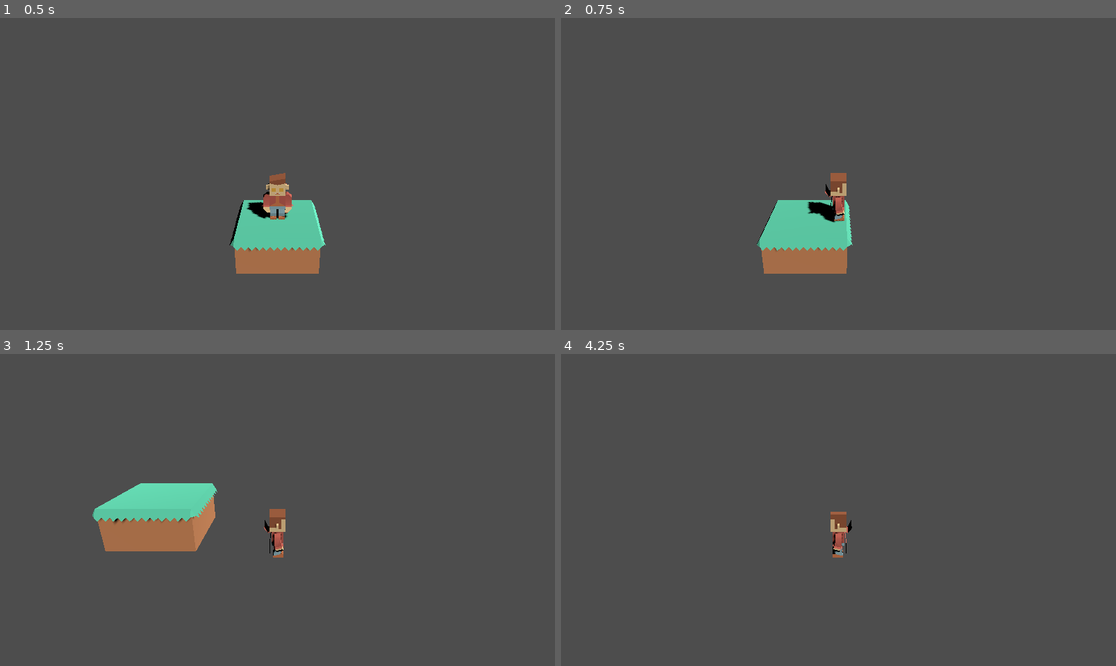
Above: before the commit, frames 1-4 (two rows, left to right).
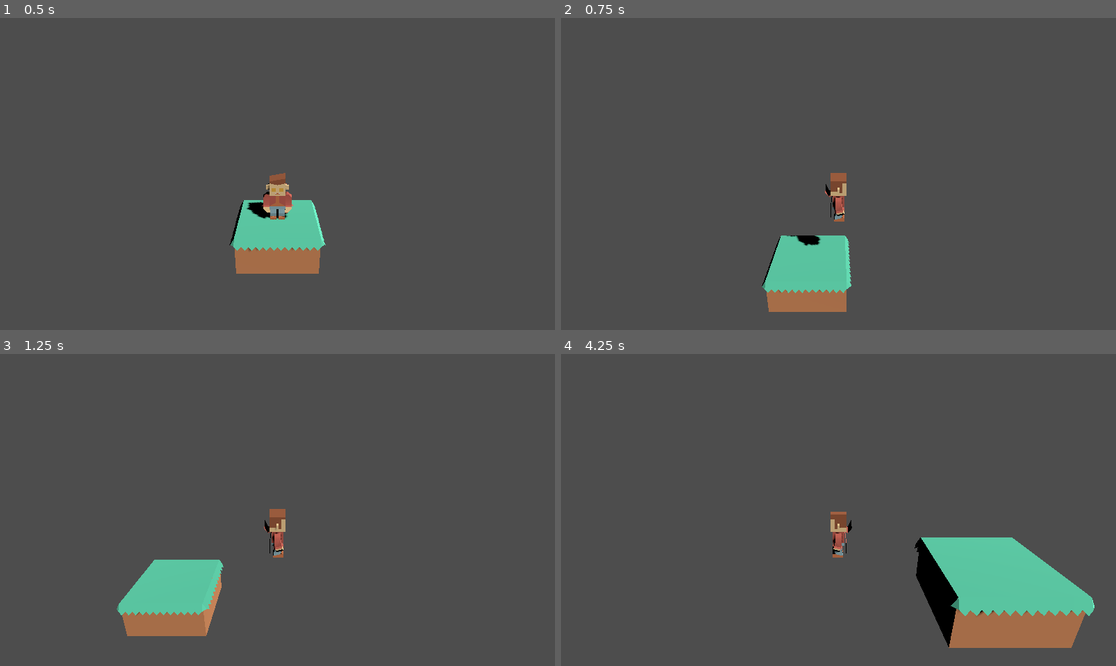
Above: after the commit, the same moments.

Repository: beltranbot/godot-plataformer-3d
Game: Godot game, scene res://Scenes/Levels/level_1.tscn
Same seed, same stepped clock (60 frames per second), same inputs: the game is played once before the commit and once after it.
Inputs:
- Up to frame 1 (0.5 s): no input
- Up to frame 2 (0.75 s): tap Enter at 0.5 s; hold D (move_right) from 0.53 s (still down); hold Space (jump) from 0.53 s (still down)
- Up to frame 3 (1.25 s): keep holding D (move_right); keep holding Space (jump)
- Up to frame 4 (4.25 s): release D (move_right) at 1.28 s; release Space (jump) at 1.28 s; hold S (move_backward) 1.28-2.03 s; tap Space (jump) at 1.35, 1.52, 1.82, 2.85, 3.02, 3.32 s; hold D (move_right) 2.03-2.78 s; hold Space (jump) 2.03-2.78 s; hold W (move_forward) 2.78-3.53 s; hold A (move_left) from 3.53 s (still down); hold Space (jump) from 3.53 s (still down)

Frame 1 is identical in both runs. In frame 2, 4.9% of the frame differs, in the area x 35-53%, y 55-95%; in frame 3, 7.9%; in frame 4, 8.9%, in the area x 48-97%, y 54-95%.

Commit message:
8. player 4

Diff:
--- a/Scripts/player.gd
+++ b/Scripts/player.gd
@@ -10,12 +10,15 @@
 
 @onready var model: MeshInstance3D = get_node("Model")
 
-# private vars
+#### private vars ####
 var _input
 
 func _physics_process(delta: float) -> void:
 	if not is_on_floor():
 		velocity.y -= gravity * delta
+
+	if Input.is_action_pressed("jump") and is_on_floor():
+		velocity.y = jump_force
 
 	_input = Input.get_vector(
 		"move_left",
@@ -36,10 +39,19 @@
 
 	_model_facing_angle()
 
+	if global_position.y < -5:
+		_game_over()
 
-func _model_facing_angle():
+
+#### private ####
+
+func _model_facing_angle() -> void:
 	if _input.length() > 0:
 		facing_angle = Vector2(_input.y, _input.x).angle()
 
 	model.rotation.y = lerp_angle( \
 		model.rotation.y, facing_angle, rotation_speed)
+
+
+func _game_over() -> void:
+	get_tree().call_deferred("reload_current_scene")
